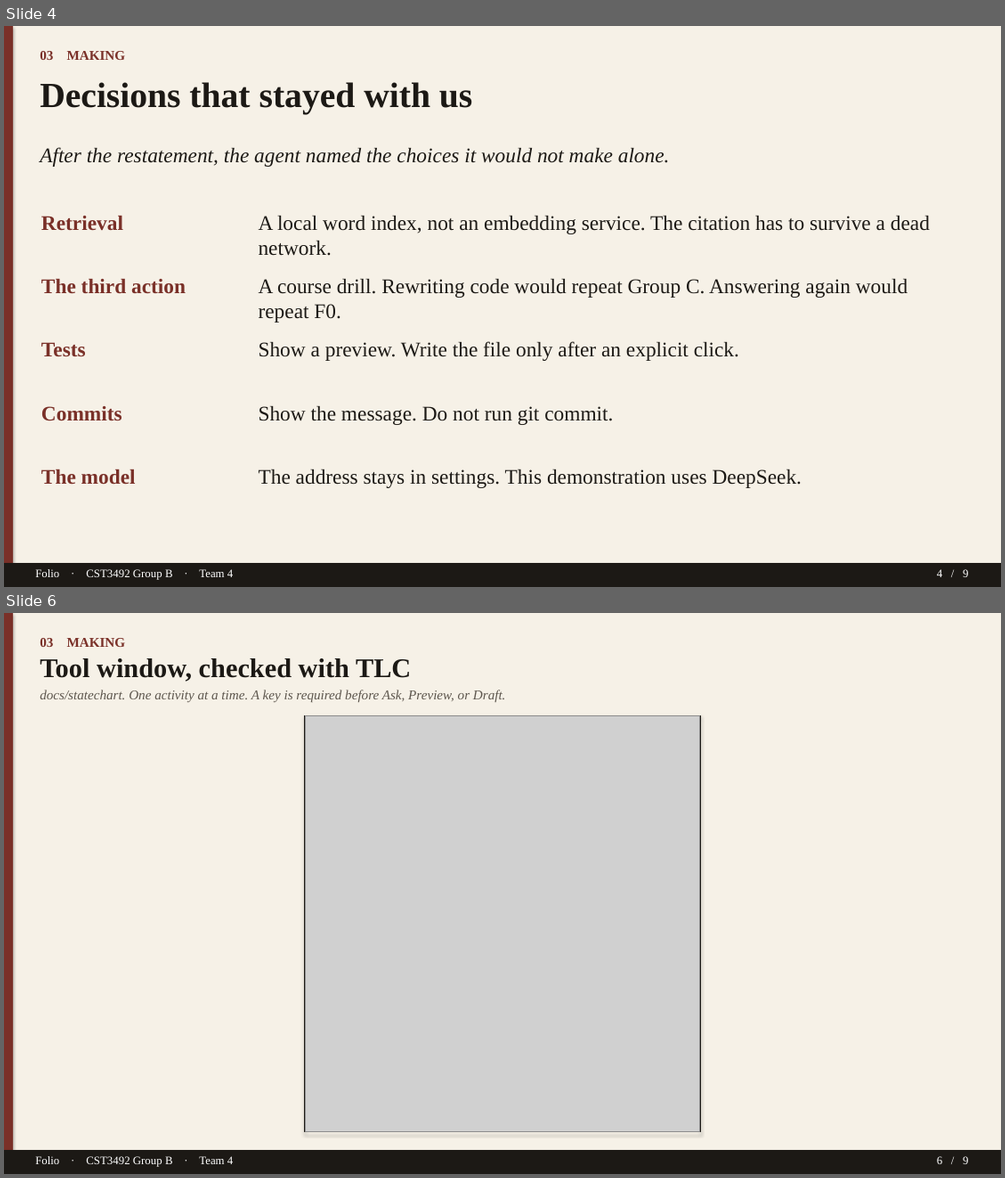
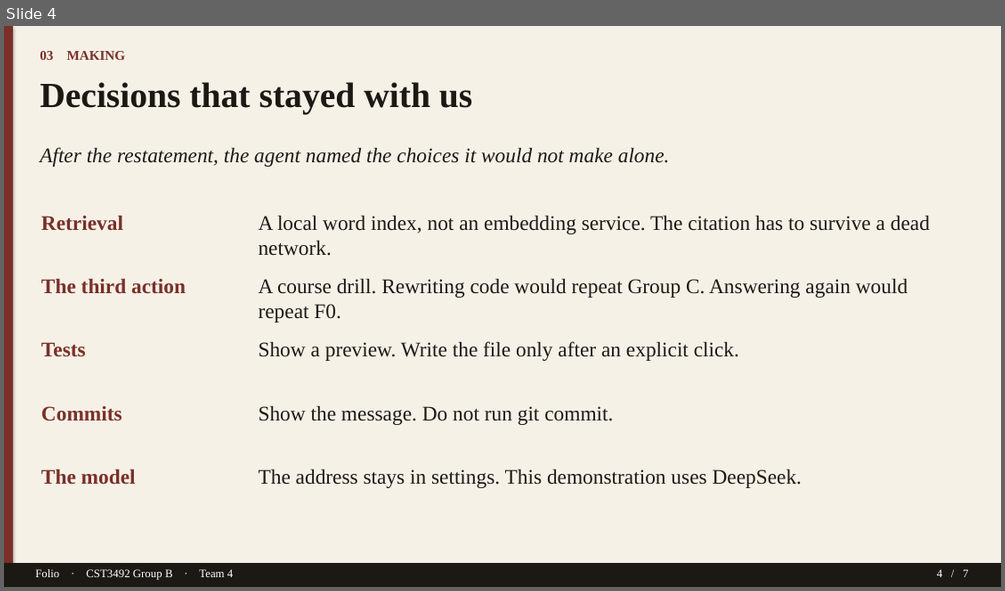
Before and after one commit to TTAWDTT/folio, a slide deck: submission/documents/Folio-GroupB-Team4-Slides.pptx. Shown one above the other, each under a label of ours: slides 4 and 6 before the commit, slide 4 after it; the slides between them are not shown. The pictures are 1005x1178 and 1005x591 pixels, drawn with LibreOffice and Linux fonts; fonts in the diff are those of the drawing; grey boxes stand for pictures. Boxes give left, top, right and bottom in pixels: in the first picture for what was removed or moved away, otherwise in the second. Text is boxed around its words. In the diff, an @@ line names an element or a change of style, - is before the commit and + after.

```diff
--- a/submission/documents/Folio-GroupB-Team4-Slides.pptx
+++ b/submission/documents/Folio-GroupB-Team4-Slides.pptx
@@ slide 6 removed at (x1=4, y1=613, x2=1001, y2=1174), background #FFFFFF @@
@@ rectangle removed at (x1=4, y1=613, x2=1001, y2=1174) @@
@@ rectangle removed at (x1=4, y1=613, x2=13, y2=1174) @@
@@ text removed at (x1=40, y1=638, x2=126, y2=647) @@
-03 MAKING
@@ text removed at (x1=40, y1=658, x2=411, y2=682) @@
-Tool window, checked with TLC
@@ text removed at (x1=40, y1=690, x2=506, y2=702) @@
-docs/statechart. One activity at a time. A key is required before Ask, Preview, or Draft.
@@ rectangle removed at (x1=305, y1=715, x2=701, y2=1132) @@
@@ picture removed at (x1=306, y1=716, x2=700, y2=1131) @@
@@ rectangle removed at (x1=4, y1=1150, x2=1001, y2=1174) @@
@@ text removed at (x1=35, y1=1156, x2=233, y2=1167) @@
-Folio · CST3492 Group B · Team 4
@@ text removed at (x1=937, y1=1156, x2=968, y2=1164) @@
-6 / 9
@@ slide 4 changed as well @@
@@ text at (x1=937, y1=569, x2=968, y2=577): text changed @@
-4 / 9
+4 / 7
```
Also in this commit, not shown: 3 other slides changed, 3 slides added, 4 other slides removed, 6 other files.
